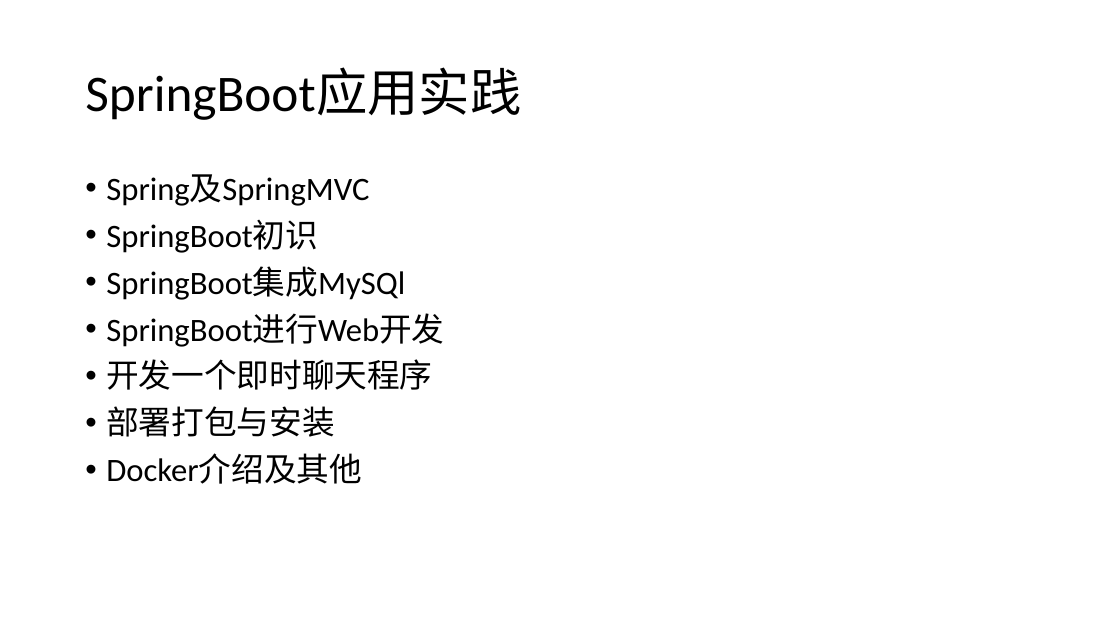
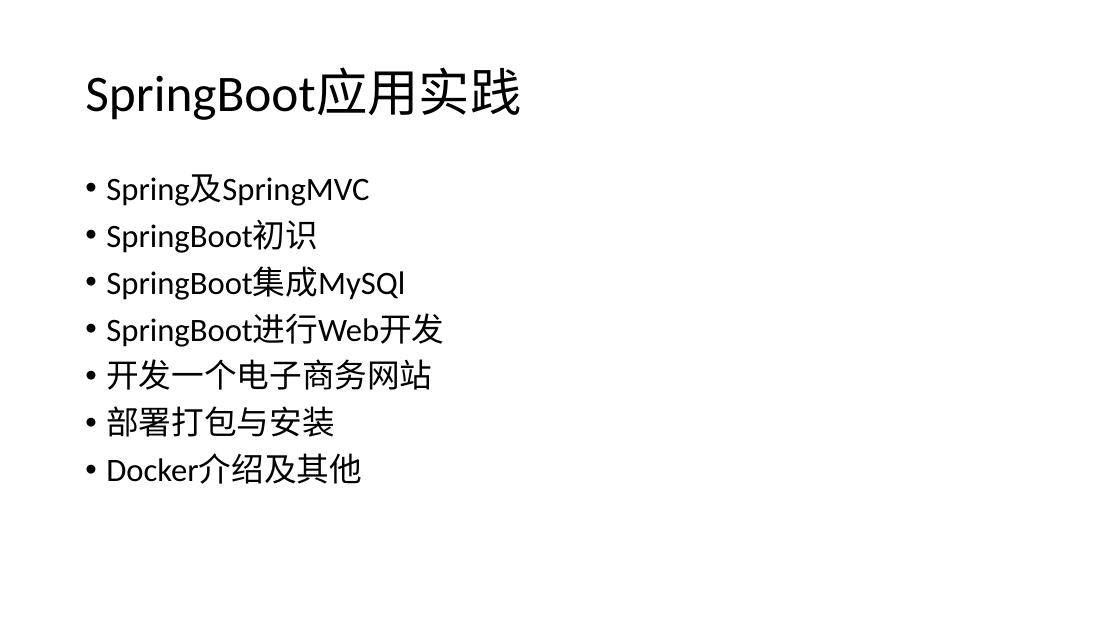
Before and after one commit to airuitian/MicroService, a slide deck: slide 4 of springboot/SpringBoot-1.pptx. Drawn at 1120x630 pixels with LibreOffice and Linux fonts; fonts in the diff are those of the drawing. Boxes give left, top, right and bottom in pixels: in the first picture for what was removed or moved away, otherwise in the second. Text is boxed around its words. In the diff, an @@ line names an element or a change of style, - is before the commit and + after.

```diff
--- a/springboot/SpringBoot-1.pptx
+++ b/springboot/SpringBoot-1.pptx
@@ text at bbox=[106, 359, 432, 390]: text changed @@
-• 开发一个即时聊天程序
+• 开发一个电子商务网站
```
Also in this commit, not shown: 4 other slides changed, 8 slides added, 12 other files.
